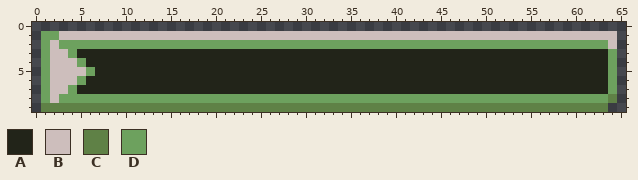
Edited in one commit: pixel-art file (Assets/Sprites/UI/AtkSelectionBar.aseprite). Above is the file before it was changed.
66x10 pixels, 1 frame.
Palette (. is transparent): A #222419  B #cdbebc  C #5f8146  D #6da15e
Pixels before, first column x 1:
 1 DDBBBBBBBBBBBBBBBBBBBBBBBBBBBBBBBBBBBBBBBBBBBBBBBBBBBBBBBBBBBBBB
 2 DBDDDDDDDDDDDDDDDDDDDDDDDDDDDDDDDDDDDDDDDDDDDDDDDDDDDDDDDDDDDDDB
 3 DBBDAAAAAAAAAAAAAAAAAAAAAAAAAAAAAAAAAAAAAAAAAAAAAAAAAAAAAAAAAAAD
 4 DBBBDAAAAAAAAAAAAAAAAAAAAAAAAAAAAAAAAAAAAAAAAAAAAAAAAAAAAAAAAAAD
 5 DBBBBDAAAAAAAAAAAAAAAAAAAAAAAAAAAAAAAAAAAAAAAAAAAAAAAAAAAAAAAAAD
 6 DBBBDAAAAAAAAAAAAAAAAAAAAAAAAAAAAAAAAAAAAAAAAAAAAAAAAAAAAAAAAAAD
 7 DBBDAAAAAAAAAAAAAAAAAAAAAAAAAAAAAAAAAAAAAAAAAAAAAAAAAAAAAAAAAAAD
 8 DBDDDDDDDDDDDDDDDDDDDDDDDDDDDDDDDDDDDDDDDDDDDDDDDDDDDDDDDDDDDDDC
 9 CCCCCCCCCCCCCCCCCCCCCCCCCCCCCCCCCCCCCCCCCCCCCCCCCCCCCCCCCCCCCCC.
After the commit:
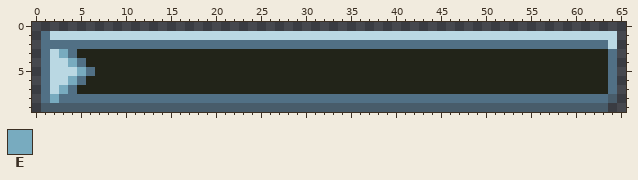
Colours new in this view: E #78abbf
Change:
colour B: #cdbebc -> #bad8e3
colour C: #5f8146 -> #485c6a
colour D: #6da15e -> #517085
y 1: x 2 D -> B
y 2: x 2 B -> D
y 3: x 3 B -> E
y 4: x 4 B -> E
y 5: x 5 B -> E
y 6: x 4 B -> E
y 7: x 3 B -> E
y 8: x 2 B -> E
Pixel boxes of the changes (left, top, right, bottom) in both pictures:
changed: (41, 31, 617, 112)
